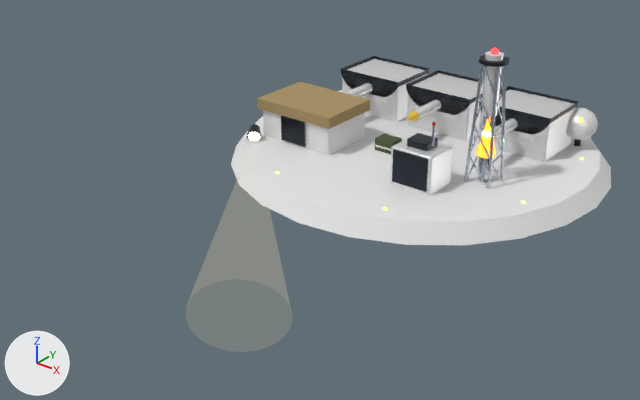
Before and after pictures for a commit that changed the glTF model public/models/buildings/ammo-T4.glb.
Rendered twice from a 50 mm lens placed at (7.23, -11.65, 6.12), pointed at (-0.43, -2.07, 0.18). Every picture has the same lights, and +X, +Y and +Z are marked at lower left. The older version comes first. Where no turn or scale is listed for an object, it has been applied to the vertices.
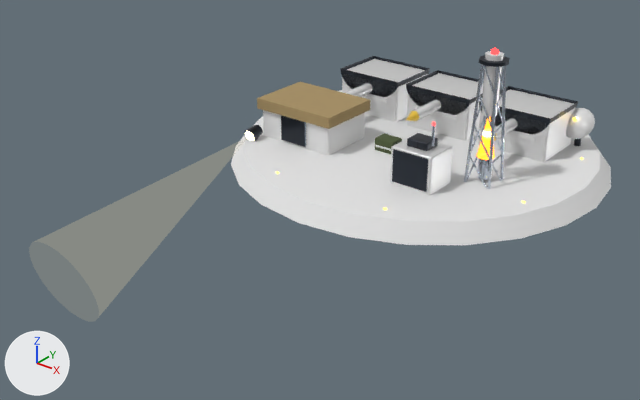
ob_node_105 is not drawn itself; it is the parent of ob_mesh_82, ob_mesh_83, ob_mesh_84.

The change in detail:
In object 'Node_105' (ob_node_105), parent goes from ob_node_104 to ob_anim_sweep.
Object 'anim:sweep' (ob_anim_sweep) is new.
Its parent is ob_node_102.
Its location is (0.0, 0.0, 0.16).

Changed parts and their boxes (x1, y1, x2, y2) in the pictures (640 x 400 px):
'Mesh_84', moved
    before: (185, 137, 293, 352)
    after: (29, 136, 250, 322)
'Mesh_82', moved
    before: (247, 124, 261, 141)
    after: (245, 125, 263, 141)
'Mesh_83', moved
    before: (248, 132, 260, 141)
    after: (245, 131, 254, 141)
